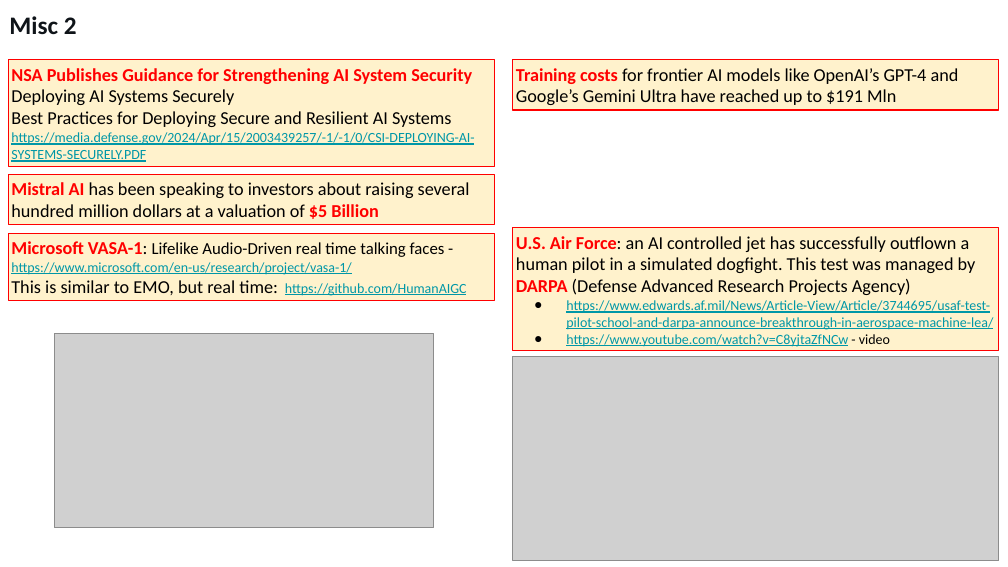
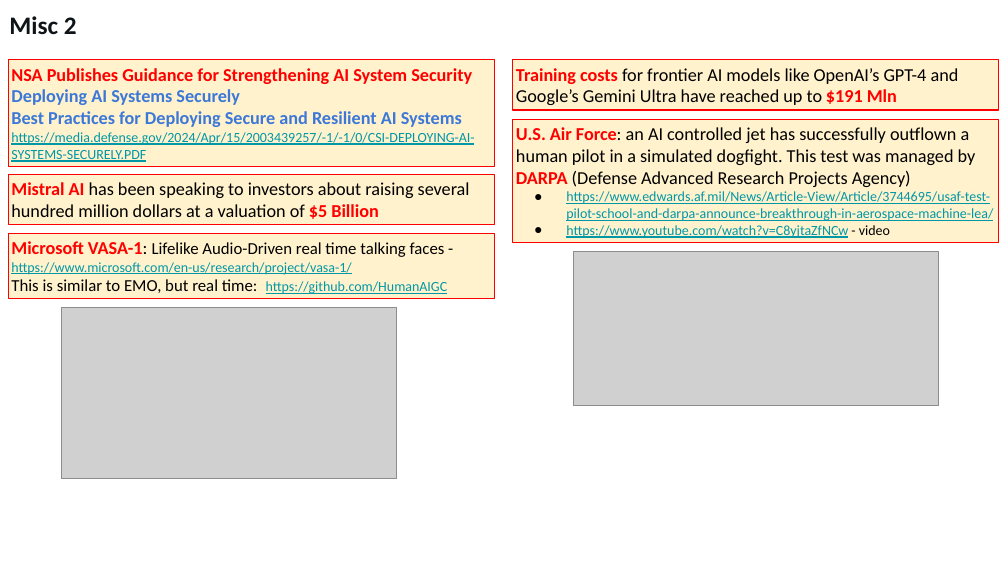
Before and after one commit to lselector/seminar, a slide deck: slide 10 of 2024/2024-04-19-AI-Updates.pptx. Drawn at 1008x567 pixels with LibreOffice and Linux fonts; fonts in the diff are those of the drawing; grey boxes stand for pictures. Boxes give left, top, right and bottom in pixels: in the first picture for what was removed or moved away, otherwise in the second. Text is boxed around its words. In the diff, an @@ line names an element or a change of style, - is before the commit and + after.

```diff
--- a/2024/2024-04-19-AI-Updates.pptx
+++ b/2024/2024-04-19-AI-Updates.pptx
@@ rectangle "Training costs for frontier AI ..." at (513,59,999,110): text colour #000000 to #FF0000, bold on in "$191 Mln" @@
@@ text in rectangle at (11,89,462,127): text colour #000000 to #3C78D8, bold on in "Deploying AI Systems Securely", "Best Practices for Deploying Secure and Resilient ..." @@
@@ rectangle "U.S. Air Force: an AI ...": place and size @@
-rectangle "U.S. Air Force: an AI ..." at (513,228,999,351)
+rectangle "U.S. Air Force: an AI ..." at (513,119,999,242)
@@ picture added at (574,252,939,406) @@
@@ text in rectangle at (11,279,448,294): size 13 to 12 pt in "This is similar to EMO, but real ..." @@
@@ picture: place and size @@
-picture at (54,334,434,528)
+picture at (61,307,396,479)
@@ picture removed at (513,356,999,560) @@
```
Also in this commit, not shown: 14 other slides changed.
